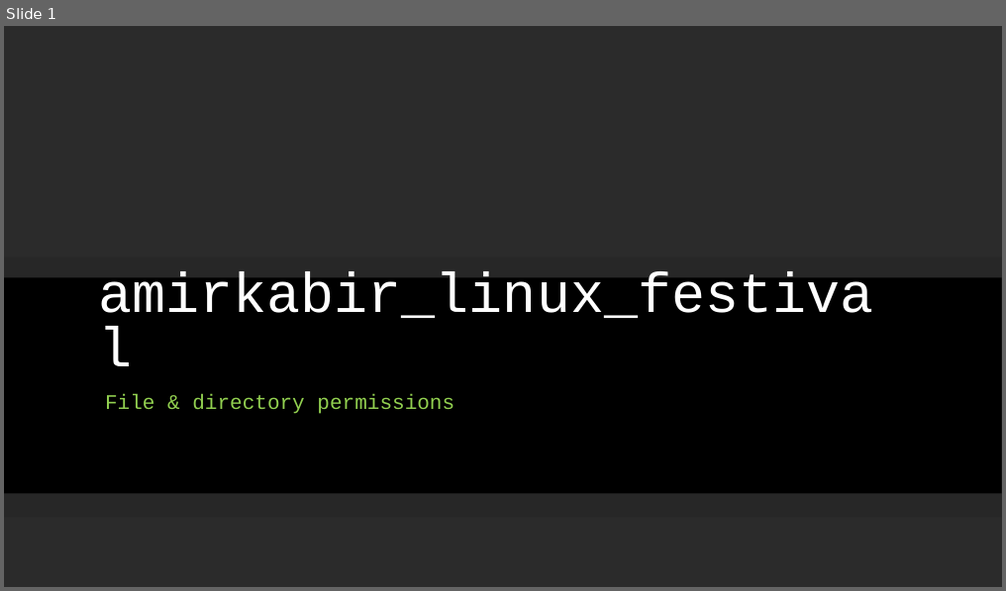
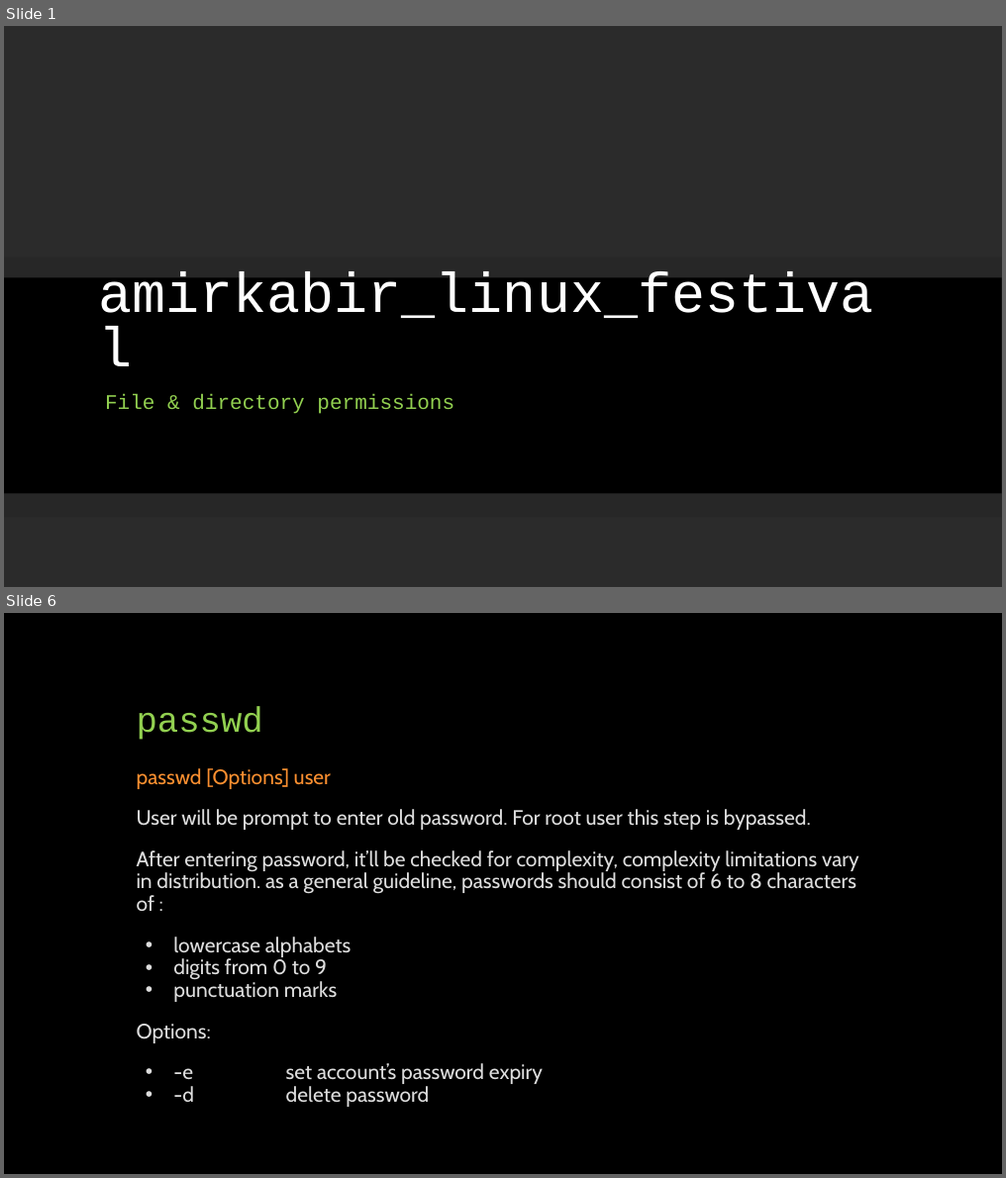
Before and after one commit to linuxfestival/introduction-to-linux-resources, a slide deck: PowerPoint/permissions.pptx. Shown one above the other, each under a label of ours: slide 1 before the commit, slides 1 and 6 after it; the slides between them are not shown. The pictures are 1006x591 and 1006x1178 pixels, drawn with LibreOffice and Linux fonts; fonts in the diff are those of the drawing; background and template pictures are left out; a plain dark background stands for a picture behind light text. Boxes give left, top, right and bottom in pixels: in the first picture for what was removed or moved away, otherwise in the second. Text is boxed around its words. In the diff, an @@ line names an element or a change of style, - is before the commit and + after.

Commit message:
add user management slides to permissions

```diff
--- a/PowerPoint/permissions.pptx
+++ b/PowerPoint/permissions.pptx
@@ slide 6 added at (x1=4, y1=613, x2=1002, y2=1174), background #000000 @@
@@ title added at (x1=137, y1=707, x2=263, y2=740), 34 pt, text #92D050 @@
+passwd
@@ text added at (x1=137, y1=768, x2=859, y2=1107), 20 pt, text #DDDDDD @@
+passwd [Options] user
+User will be prompt to enter old password. For root user this step is bypassed.
+After entering password, it’ll be checked for complexity, complexity limitations vary in distribution. as a general guideline, passwords should consist of 6 to 8 characters of :
+• lowercase alphabets
+• digits from 0 to 9
+• punctuation marks
+Options:
+• -e set account’s password expiry
+• -d delete password
```
Also in this commit, not shown: 1 slide changed, 5 other slides added.
